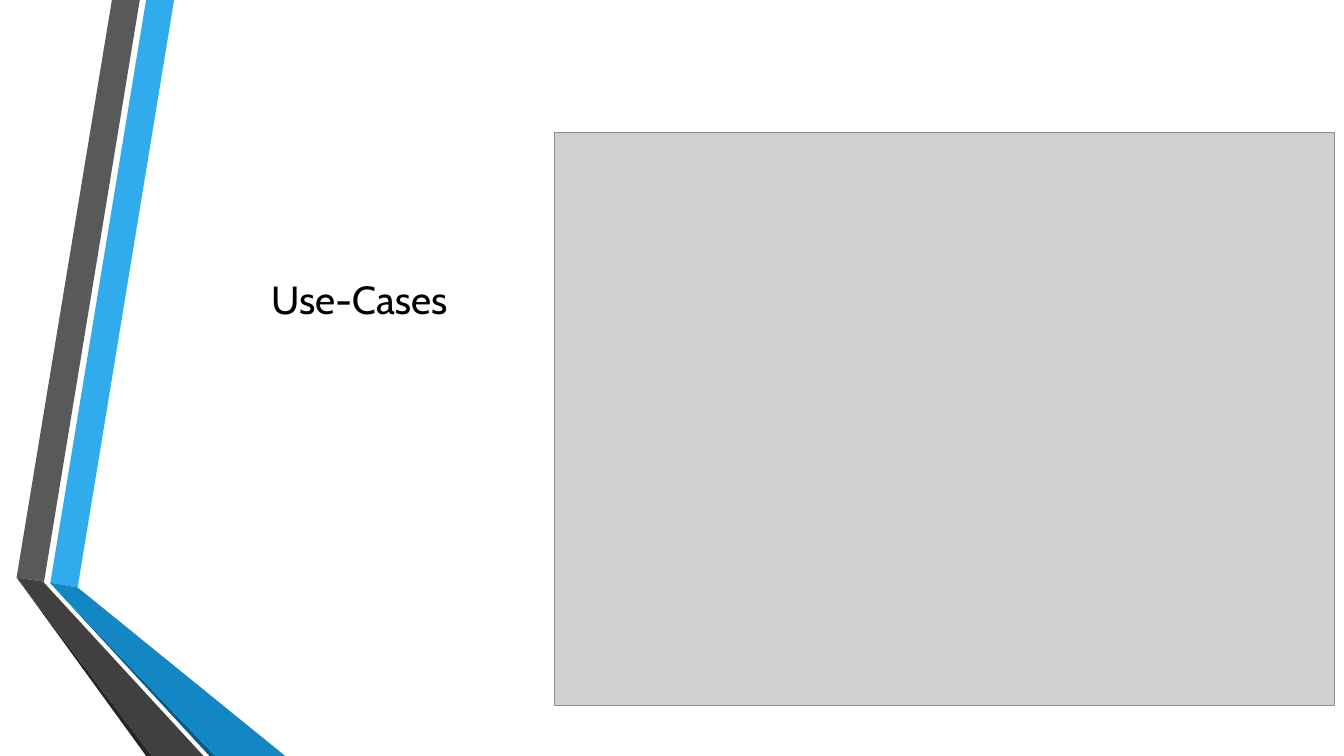
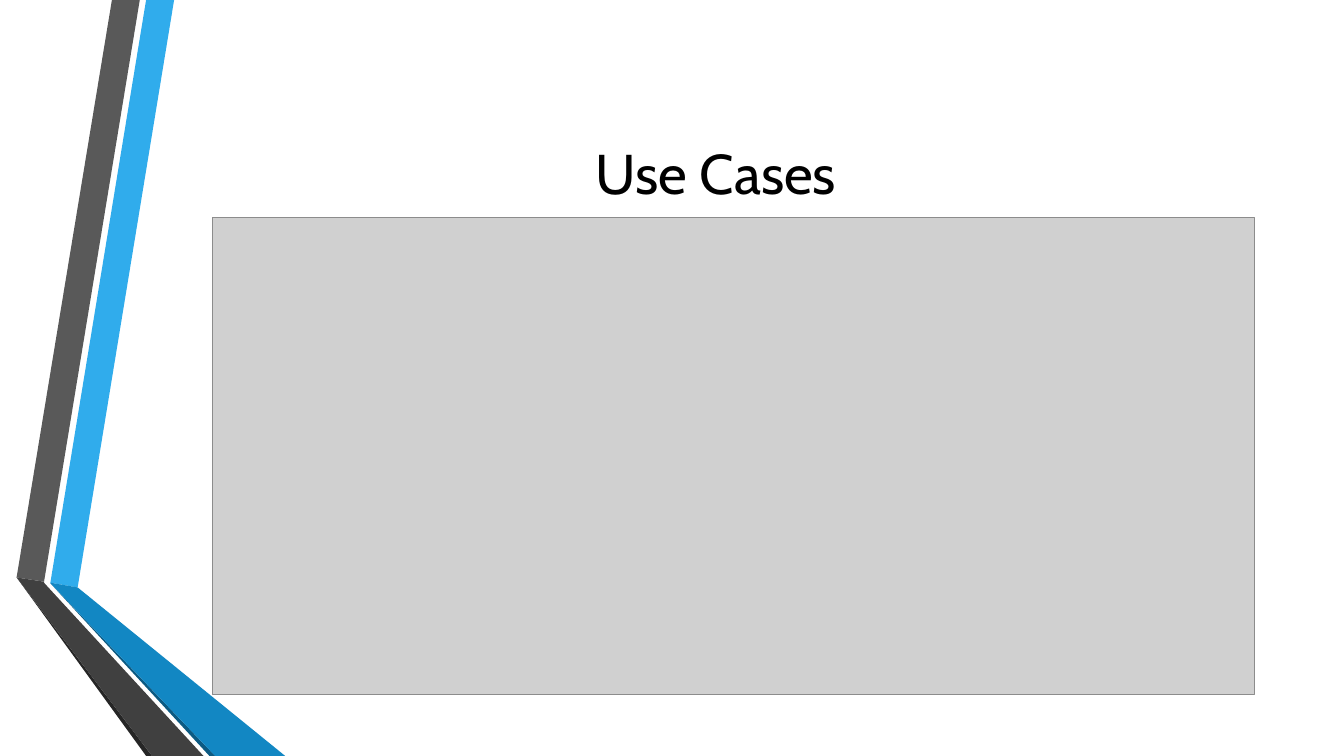
Before and after one commit to autarchprinceps/Conference-System, a slide deck: slide 4 of Präsentation/Präsentation.pptx. Drawn at 1344x756 pixels with LibreOffice and Linux fonts; fonts in the diff are those of the drawing; grey boxes stand for pictures; background and template pictures are left out. Boxes give left, top, right and bottom in pixels: in the first picture for what was removed or moved away, otherwise in the second. Text is boxed around its words. In the diff, an @@ line names an element or a change of style, - is before the commit and + after.

```diff
--- a/Präsentation/Präsentation.pptx
+++ b/Präsentation/Präsentation.pptx
@@ title "Use Cases" at (596, 154, 836, 195): vertical alignment bottom to middle @@
@@ title at (596, 154, 836, 195): text changed; size 28 to 40 pt @@
-Use-Cases
+Use Cases
@@ picture: place and size @@
-picture at (555, 133, 1335, 706)
+picture at (213, 218, 1254, 695)
```
Also in this commit, not shown: 5 other slides changed, 2 other files.
